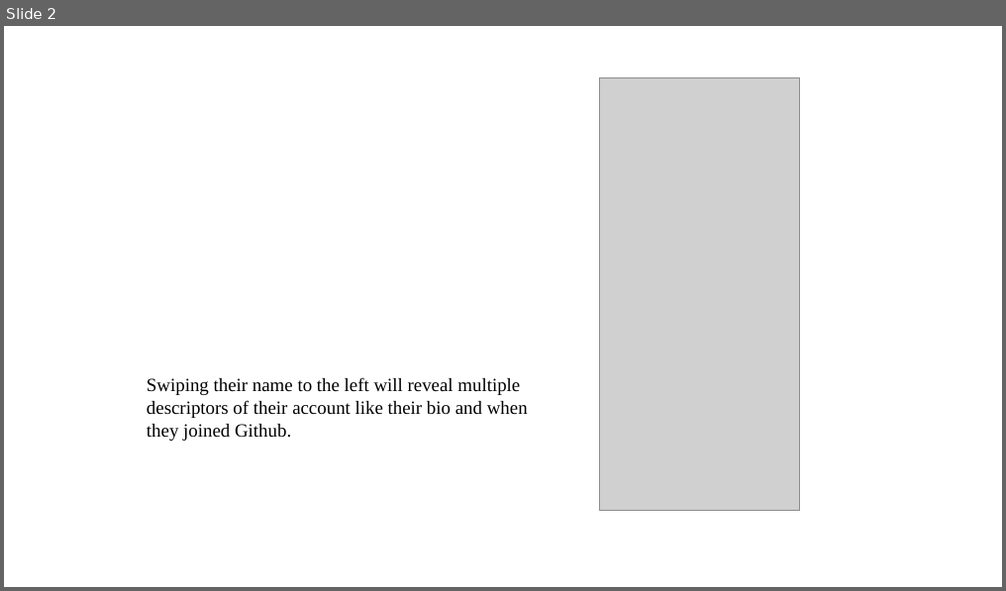
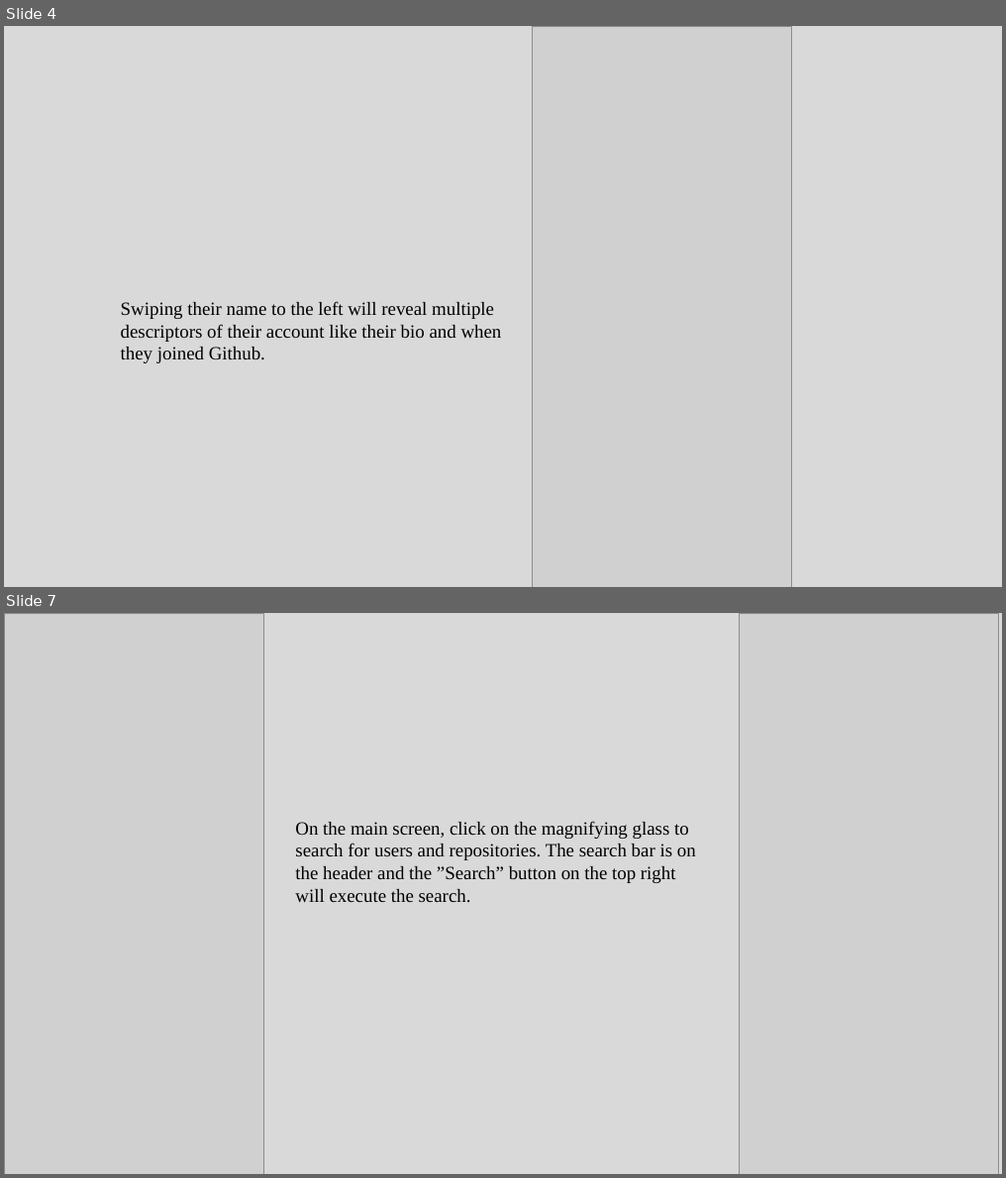
Before and after one commit to HenryCWoo/GitHub-App-with-React-Native, a slide deck: ManualTestPlan.pptx. Shown one above the other, each under a label of ours: slide 2 before the commit, slides 4 and 7 after it; the slides between them are not shown. The pictures are 1006x591 and 1006x1178 pixels, drawn with LibreOffice and Linux fonts; fonts in the diff are those of the drawing; grey boxes stand for pictures. Boxes give left, top, right and bottom in pixels: in the first picture for what was removed or moved away, otherwise in the second. Text is boxed around its words. In the diff, an @@ line names an element or a change of style, - is before the commit and + after.

```diff
--- a/ManualTestPlan.pptx
+++ b/ManualTestPlan.pptx
@@ slide 7 added at <box>4,613,1002,1174</box>, background #D9D9D9 @@
@@ picture added at <box>4,613,263,1174</box> @@
@@ picture added at <box>740,613,999,1174</box> @@
@@ text added at <box>295,821,696,902</box>, 18 pt, text #000000 @@
+On the main screen, click on the magnifying glass to search for users and repositories. The search bar is on the header and the ”Search” button on the top right will execute the search.
@@ what was slide 2 is now slide 4 @@
@@ slide 4 changed as well @@
@@ background #FFFFFF to #D9D9D9 @@
@@ picture: place and size @@
-picture at <box>600,77,800,511</box>
+picture at <box>532,26,792,587</box>
@@ text "Swiping their name to the ...": place and size @@
-text "Swiping their name to the ..." at <box>147,377,528,441</box>
+text "Swiping their name to the ..." at <box>121,301,502,364</box>
```
Also in this commit, not shown: 2 other slides changed, 4 other slides added, 1 slide removed.
